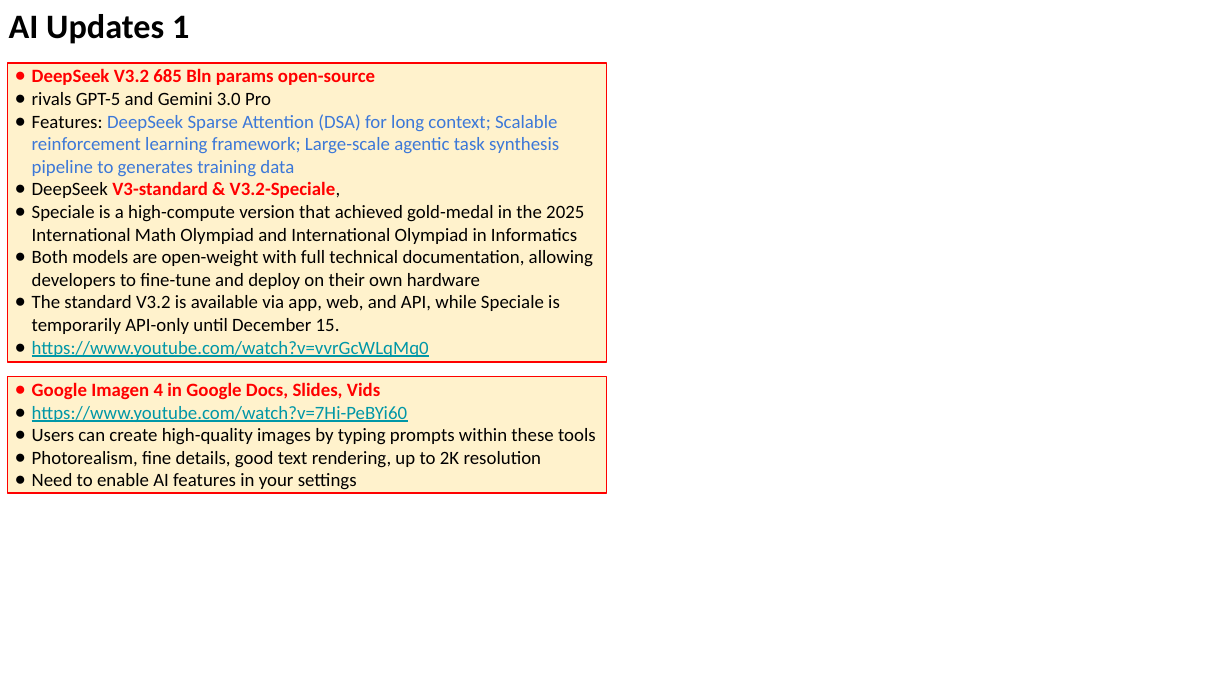
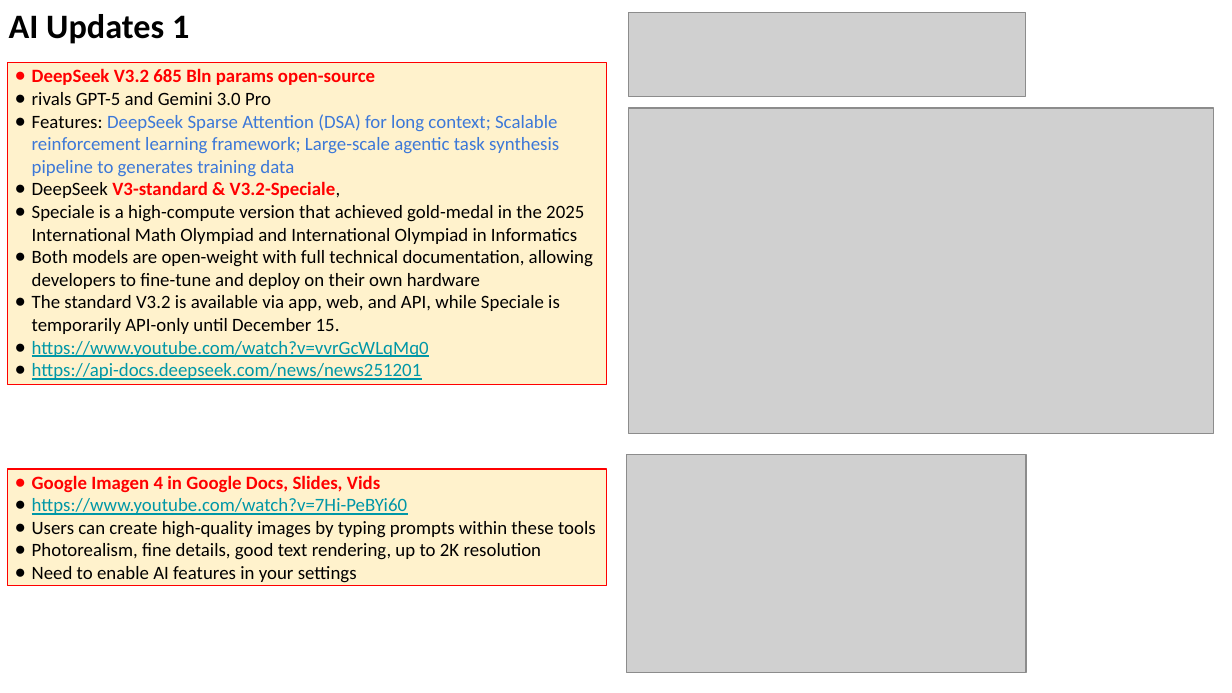
Before and after one commit to lselector/seminar, a slide deck: slide 3 of 2025/2025-12-05-AI-Updates.pptx. Drawn at 1232x693 pixels with LibreOffice and Linux fonts; fonts in the diff are those of the drawing; grey boxes stand for pictures. Boxes give left, top, right and bottom in pixels: in the first picture for what was removed or moved away, otherwise in the second. Text is boxed around its words. In the diff, an @@ line names an element or a change of style, - is before the commit and + after.

```diff
--- a/2025/2025-12-05-AI-Updates.pptx
+++ b/2025/2025-12-05-AI-Updates.pptx
@@ picture added at bbox=[628, 12, 1025, 96] @@
@@ rectangle "DeepSeek V3.2 685 Bln params ...": place and size @@
-rectangle "DeepSeek V3.2 685 Bln params ..." at bbox=[7, 63, 606, 362]
+rectangle "DeepSeek V3.2 685 Bln params ..." at bbox=[7, 63, 606, 384]
@@ picture added at bbox=[628, 108, 1214, 435] @@
@@ text in rectangle at bbox=[32, 363, 422, 380]: paragraph added @@
+● https://api-docs.deepseek.com/news/news251201
@@ rectangle "Google Imagen 4 in Google ...": place and size @@
-rectangle "Google Imagen 4 in Google ..." at bbox=[7, 377, 606, 494]
+rectangle "Google Imagen 4 in Google ..." at bbox=[7, 469, 606, 586]
@@ picture added at bbox=[627, 455, 1026, 673] @@
```
Also in this commit, not shown: 6 other slides changed, 2 slides added.
